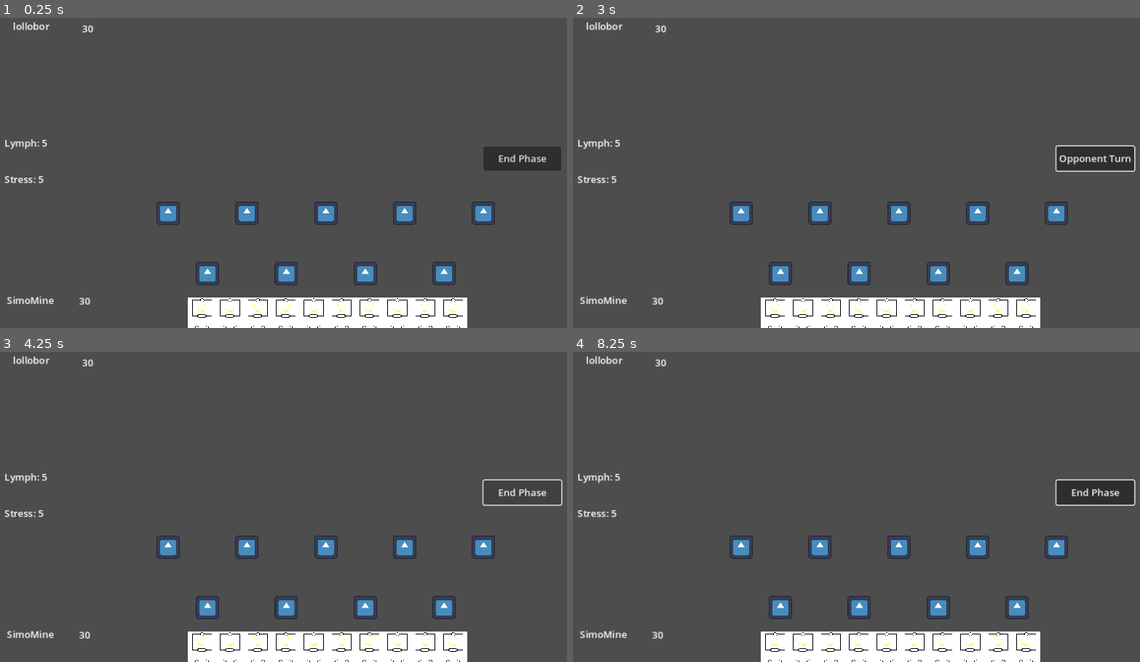
Above: before the commit, frames 1-4 (two rows, left to right).
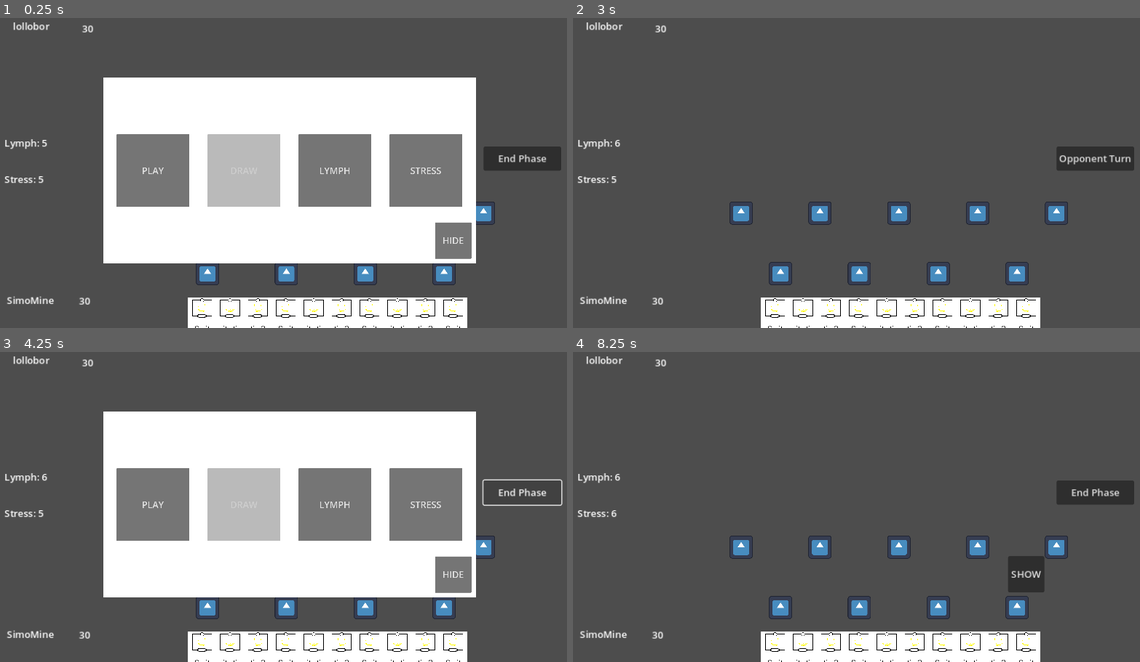
Above: after the commit, the same moments.

Repository: lollo004/gokard
Game: Godot game, scene res://Scenes/MainScene.tscn
The game is run twice, just before and just after one commit, with the same random seed, the same clock (stepped at 60 frames per second) and the same inputs. The engine's default icon, where the game draws it, is replaced by a stand-in: a white triangle on a blue panel in a dark square.
Inputs (mouse positions are in pixels of both pictures, inside the frame that each line leads up to):
- Up to frame 1 (0.25 s): no input
- Up to frame 2 (3 s): click "End Phase" at 0.5 s; click "End Turn" at 1.25 s; click "Opponent Turn" at 2 s; click (907, 169) at 2.75 s, where only the run after the commit has a clickable "LYMPH"
- Up to frame 3 (4.25 s): click "Opponent Turn" at 3.5 s
- Up to frame 4 (8.25 s): click (998, 503) at 4.25 s, where only the run after the commit has a clickable "STRESS"; click "End Phase" at 5 s; click "End Turn" at 5.75 s; click "Opponent Turn" at 6.5 s; tap Enter at 7.25 s; move the mouse to (777, 649) at 7.27 s; click (777, 649) at 7.35 s; click (1026, 575) at 8 s, where only the run after the commit has a clickable "HIDE"

The runs differ from the first frame. In frame 1, 39% of the frame differs, in the area x 18-84%, y 19-80%; in frame 2, 0.2%; in frame 3, 39%, in the area x 7-84%, y 19-80%; in frame 4, 0.9%.

Commit message:
card positioning finished and all control made, turn selection finished and added a todo list

Diff:
--- a/Scenes/Cards/Card.tscn
+++ b/Scenes/Cards/Card.tscn
@@ -33,6 +33,8 @@
 
 [node name="Card" type="Area2D" groups=["Card"]]
 top_level = true
+visibility_layer = 3
+z_index = 1
 scale = Vector2(0.06, 0.06)
 script = ExtResource("1_oo0sj")
 Cost = 1
@@ -41,6 +43,7 @@
 metadata/_edit_group_ = true
 
 [node name="AnimatedSprite2D" type="AnimatedSprite2D" parent="."]
+visibility_layer = 3
 scale = Vector2(0.5, 0.5)
 sprite_frames = SubResource("SpriteFrames_fdm6a")
 animation = &"idle"
--- a/Scenes/GameController.tscn
+++ b/Scenes/GameController.tscn
@@ -1,10 +1,9 @@
-[gd_scene load_steps=6 format=3 uid="uid://d252ftuaio4r8"]
+[gd_scene load_steps=5 format=3 uid="uid://d252ftuaio4r8"]
 
 [ext_resource type="Script" path="res://Scripts/GameController.gd" id="1_pfy42"]
 [ext_resource type="PackedScene" uid="uid://haworbi8gah1" path="res://Scenes/Positioner.tscn" id="2_m0e23"]
-[ext_resource type="Script" path="res://Scripts/LymphText.gd" id="3_smsdr"]
-[ext_resource type="Script" path="res://Scripts/StressText.gd" id="4_by3xp"]
-[ext_resource type="Script" path="res://Scripts/TurnButton.gd" id="5_rxfln"]
+[ext_resource type="Script" path="res://Scripts/GUIManagement.gd" id="3_ows3f"]
+[ext_resource type="PackedScene" uid="uid://c3ccrckpghnpv" path="res://Scenes/TurnSelecter.tscn" id="6_uxtal"]
 
 [node name="Game Controller" type="Control" groups=["GameManager"]]
 layout_mode = 3
@@ -48,6 +47,7 @@
 [node name="GUI" type="Node" parent="."]
 
 [node name="Management" type="Node" parent="GUI"]
+script = ExtResource("3_ows3f")
 
 [node name="Lymph Text" type="Label" parent="GUI/Management" groups=["Lymph"]]
 offset_left = 30.0
@@ -56,7 +56,6 @@
 offset_bottom = 250.0
 text = "Lymph: 10"
 vertical_alignment = 1
-script = ExtResource("3_smsdr")
 
 [node name="Stress Text" type="Label" parent="GUI/Management" groups=["Stress"]]
 offset_left = 30.0
@@ -66,7 +65,6 @@
 text = "Stress: 5
 "
 vertical_alignment = 1
-script = ExtResource("4_by3xp")
 
 [node name="Turn Button" type="Button" parent="GUI/Management" groups=["Turn"]]
 offset_left = 820.0
@@ -74,7 +72,10 @@
 offset_right = 948.0
 offset_bottom = 280.0
 text = "Opponent Turn"
-script = ExtResource("5_rxfln")
+
+[node name="TurnSelector" parent="GUI/Management" instance=ExtResource("6_uxtal")]
+visibility_layer = 7
+position = Vector2(500, 280)
 
 [node name="Player" type="Node" parent="GUI"]
 
@@ -116,4 +117,4 @@
 horizontal_alignment = 1
 vertical_alignment = 1
 
-[connection signal="pressed" from="GUI/Management/Turn Button" to="GUI/Management/Turn Button" method="_on_pressed"]
+[connection signal="pressed" from="GUI/Management/Turn Button" to="GUI/Management" method="_on_turn_button_pressed"]
--- /dev/null
+++ b/Scenes/TurnSelecter.tscn
@@ -0,0 +1,76 @@
+[gd_scene load_steps=5 format=3 uid="uid://c3ccrckpghnpv"]
+
+[ext_resource type="Texture2D" uid="uid://c0u7glixghqkr" path="res://Resources/TurnSelector.png" id="1_ie0c4"]
+[ext_resource type="Script" path="res://Scripts/TurnSelecter.gd" id="1_vmxut"]
+[ext_resource type="Script" path="res://Scripts/TurnButtonGUIManager.gd" id="1_y8oyk"]
+
+[sub_resource type="RectangleShape2D" id="RectangleShape2D_1xhgl"]
+size = Vector2(613, 307)
+
+[node name="Area2D" type="Area2D"]
+z_index = 2
+script = ExtResource("1_vmxut")
+
+[node name="CollisionShape2D" type="CollisionShape2D" parent="."]
+position = Vector2(0.5, 0.5)
+shape = SubResource("RectangleShape2D_1xhgl")
+
+[node name="Background" type="Sprite2D" parent="." groups=["TurnManager"]]
+scale = Vector2(0.3, 0.3)
+texture = ExtResource("1_ie0c4")
+script = ExtResource("1_y8oyk")
+
+[node name="Play" type="Button" parent="Background" groups=["PlayButton"]]
+offset_left = -950.0
+offset_top = -200.0
+offset_right = -550.0
+offset_bottom = 200.0
+theme_override_font_sizes/font_size = 50
+text = "PLAY"
+
+[node name="Draw" type="Button" parent="Background" groups=["DrawButton"]]
+offset_left = -450.0
+offset_top = -200.0
+offset_right = -50.0
+offset_bottom = 200.0
+theme_override_font_sizes/font_size = 50
+text = "DRAW"
+
+[node name="Lymph" type="Button" parent="Background" groups=["LymphButton"]]
+offset_left = 50.0
+offset_top = -200.0
+offset_right = 450.0
+offset_bottom = 200.0
+theme_override_font_sizes/font_size = 50
+text = "LYMPH"
+
+[node name="Stress" type="Button" parent="Background" groups=["StressButton"]]
+offset_left = 550.0
+offset_top = -200.0
+offset_right = 950.0
+offset_bottom = 200.0
+theme_override_font_sizes/font_size = 50
+text = "STRESS"
+
+[node name="Hide" type="Button" parent="Background"]
+offset_left = 800.0
+offset_top = 285.0
+offset_right = 1000.0
+offset_bottom = 485.0
+theme_override_font_sizes/font_size = 50
+text = "HIDE"
+
+[node name="Show" type="Button" parent="." groups=["ShowButton"]]
+visible = false
+offset_left = 240.0
+offset_top = 85.0
+offset_right = 300.0
+offset_bottom = 145.0
+text = "SHOW"
+
+[connection signal="pressed" from="Background/Play" to="." method="_on_play_pressed"]
+[connection signal="pressed" from="Background/Draw" to="." method="_on_draw_pressed"]
+[connection signal="pressed" from="Background/Lymph" to="." method="_on_lymph_pressed"]
+[connection signal="pressed" from="Background/Stress" to="." method="_on_stress_pressed"]
+[connection signal="pressed" from="Background/Hide" to="." method="_on_hide_pressed"]
+[connection signal="pressed" from="Show" to="." method="_on_show_pressed"]
--- a/Scripts/Card.gd
+++ b/Scripts/Card.gd
@@ -58,6 +58,7 @@
 				and GameController.lymph >= Cost # Enough lymph
 				and GameController.turn == "player" # Right turn
 				and GameController.phase == "attack" # Right phase
+				and GameController.turnType == "play" # RIght turn type
 				and Location == "hand" # Right card
 				and (Type == currentLoc or Type == "Versatile") # Right type
 				and GameController.stress > GameController.player_current_stress # Enough stress
--- /dev/null
+++ b/Scripts/GUIManagement.gd
@@ -0,0 +1,21 @@
+extends Node
+
+
+func _process(delta):
+	var turn = GameController.turn
+	var phase = GameController.phase
+
+	if turn == "player" and phase == "defense":
+		get_tree().get_first_node_in_group("Turn").text = "End Phase"
+	if turn == "player" and phase == "attack":
+		get_tree().get_first_node_in_group("Turn").text = "End Turn"
+	if turn == "enemy":
+		get_tree().get_first_node_in_group("Turn").text = "Opponent Turn"
+
+	get_tree().get_first_node_in_group("Lymph").text = "Lymph: " + str(GameController.lymph)
+
+	get_tree().get_first_node_in_group("Stress").text = "Stress: " + str(GameController.stress)
+
+
+func _on_turn_button_pressed():
+	GameController.TurnButtonPressed()
--- a/Scripts/GameController.gd
+++ b/Scripts/GameController.gd
@@ -9,15 +9,19 @@
 @export var turn : String = "player"
 @export var phase : String = "defense"
 
+var current_max_lymph : int = 0
+
 var player_current_stress : int = 0
 var enemy_current_stress : int = 0
 
-var max_lymph : int = 0
-var max_stress : int = 0
+var max_lymph : int = 10
+var max_stress : int = 9
 
 var turnType : String = "" # Action to do in current turn (play, draw, lymph, stress)
 
 var player_hand = []
+
+var player_deck = []
 
 ### MAIN EVENTS ###
 
@@ -38,6 +42,9 @@
 
 	UpdateHand()
 
+	get_tree().get_first_node_in_group("TurnManager").visible = true
+	current_max_lymph = lymph
+
 
 func _process(delta):
 	pass
@@ -55,23 +62,28 @@
 			turn = "enemy"
 		else:
 			turn = "player"
+			get_tree().get_first_node_in_group("TurnManager").visible = true
+			lymph = current_max_lymph
 
 
 ### TURN MANAGEMEN FUNCTIONS ###
 
 
 func PlayCard():
-	turnType = "play"
-	pass #gioca una carta
+	if len(player_hand) > 0:
+		turnType = "play"
+		TurnButtonPressed()
 
 func DrawCard():
-	turnType = "draw"
-	DrawOneCard()
+	if len(player_deck) > 0:
+		turnType = "draw"
+		DrawOneCard()
 
 func AddLymph():
 	if lymph < max_lymph:
 		turnType = "lymph"
 		lymph += 1
+		current_max_lymph += 1
 
 func AddStress():
 	if stress < max_stress:
@@ -82,7 +94,9 @@
 ### OTHER FUNCTIONS ###
 
 func DrawOneCard():
-	pass
+	if len(player_deck) > 0:
+		player_hand.append(player_deck[0])
+		player_deck.remove_at(0)
 
 func UpdateHand():
 	var i : int = 0
@@ -93,3 +107,6 @@
 			item.global_position = Vector2((540 - ((len(player_hand) / 2) * 46)) + (46*i), 520)
 		else:
 			item.global_position = Vector2((520 - (((len(player_hand) - 1) / 2) * 46)) + (46*i), 520)
+
+func ShuffleDeck():
+	player_deck.shuffle()
--- a/Scripts/LymphText.gd
+++ /dev/null
@@ -1,4 +0,0 @@
-extends Label
-
-func _process(delta):
-	self.text = "Lymph: " + str(GameController.lymph)
--- a/Scripts/StressText.gd
+++ /dev/null
@@ -1,4 +0,0 @@
-extends Label
-
-func _process(delta):
-	self.text = "Stress: " + str(GameController.stress)
--- a/Scripts/TurnButton.gd
+++ /dev/null
@@ -1,16 +0,0 @@
-extends Button
-
-func _process(delta):
-	var turn = GameController.turn
-	var phase = GameController.phase
-
-	if turn == "player" and phase == "defense":
-		self.text = "End Phase"
-	if turn == "player" and phase == "attack":
-		self.text = "End Turn"
-	if turn == "enemy":
-		self.text = "Opponent Turn"
-
-
-func _on_pressed():
-	GameController.TurnButtonPressed()
--- /dev/null
+++ b/Scripts/TurnButtonGUIManager.gd
@@ -0,0 +1,15 @@
+extends Sprite2D
+
+
+func _process(delta):
+	if not len(GameController.player_hand) > 0: # Play button
+		get_tree().get_first_node_in_group("PlayButton").disabled = true
+
+	if not len(GameController.player_deck) > 0: # Draw button
+		get_tree().get_first_node_in_group("DrawButton").disabled = true
+
+	if not GameController.lymph < GameController.max_lymph: # Lymph button
+		get_tree().get_first_node_in_group("LymphButton").disabled = true
+
+	if not GameController.stress < GameController.max_stress: # Stress button
+		get_tree().get_first_node_in_group("StressButton").disabled = true
--- /dev/null
+++ b/Scripts/TurnSelecter.gd
@@ -0,0 +1,39 @@
+extends Area2D
+
+
+func _on_play_pressed():
+	if get_tree().get_first_node_in_group("TurnManager").visible:
+		GameController.PlayCard()
+		get_tree().get_first_node_in_group("TurnManager").visible = false
+
+
+func _on_draw_pressed():
+	if get_tree().get_first_node_in_group("TurnManager").visible:
+		GameController.DrawCard()
+		get_tree().get_first_node_in_group("TurnManager").visible = false
+
+
+
+func _on_lymph_pressed():
+	if get_tree().get_first_node_in_group("TurnManager").visible:
+		GameController.AddLymph()
+		get_tree().get_first_node_in_group("TurnManager").visible = false
+
+
+
+func _on_stress_pressed():
+	if get_tree().get_first_node_in_group("TurnManager").visible:
+		GameController.AddStress()
+		get_tree().get_first_node_in_group("TurnManager").visible = false
+
+
+
+func _on_hide_pressed():
+	if get_tree().get_first_node_in_group("TurnManager").visible:
+		get_tree().get_first_node_in_group("TurnManager").visible = false
+		get_tree().get_first_node_in_group("ShowButton").visible = true
+
+
+func _on_show_pressed():
+		get_tree().get_first_node_in_group("TurnManager").visible = true
+		get_tree().get_first_node_in_group("ShowButton").visible = false
Binary file added: Resources/TurnSelector.png
Not shown, added: Resources/TurnSelector.png.import
Not shown, added: TODO.txt
